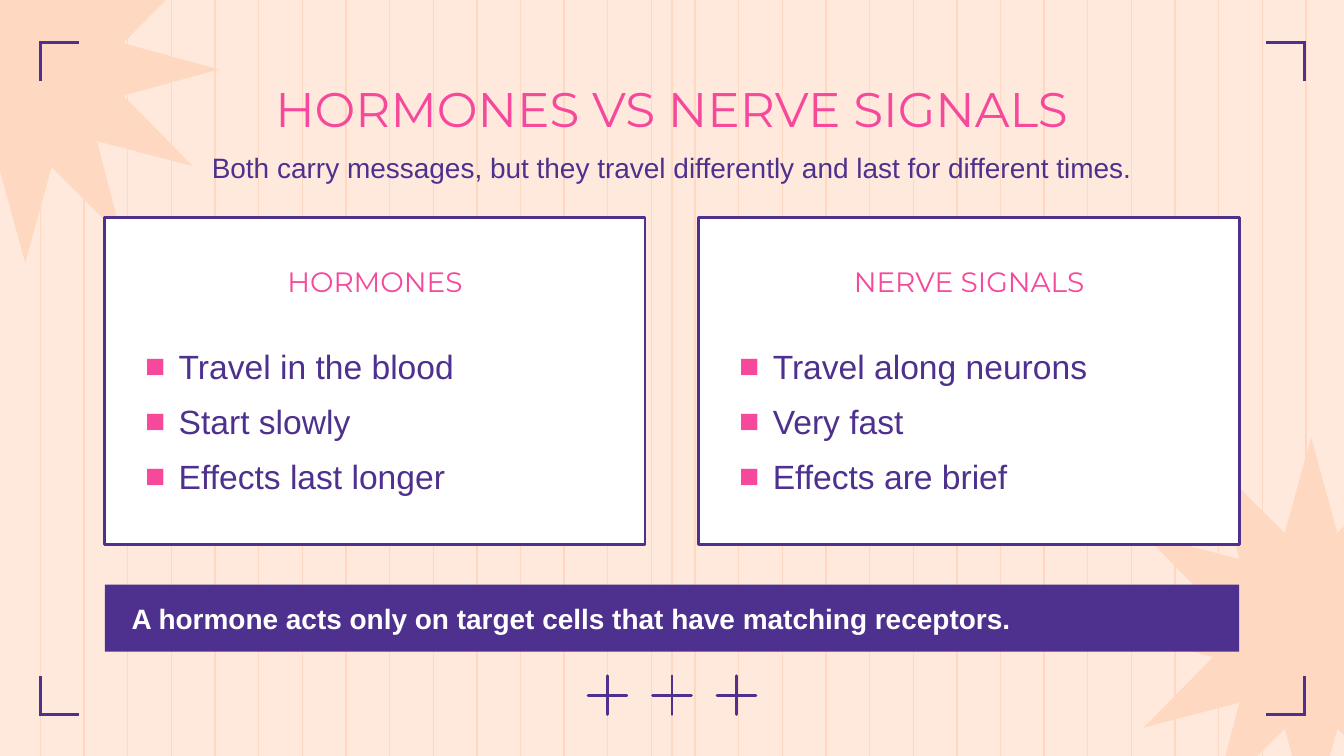
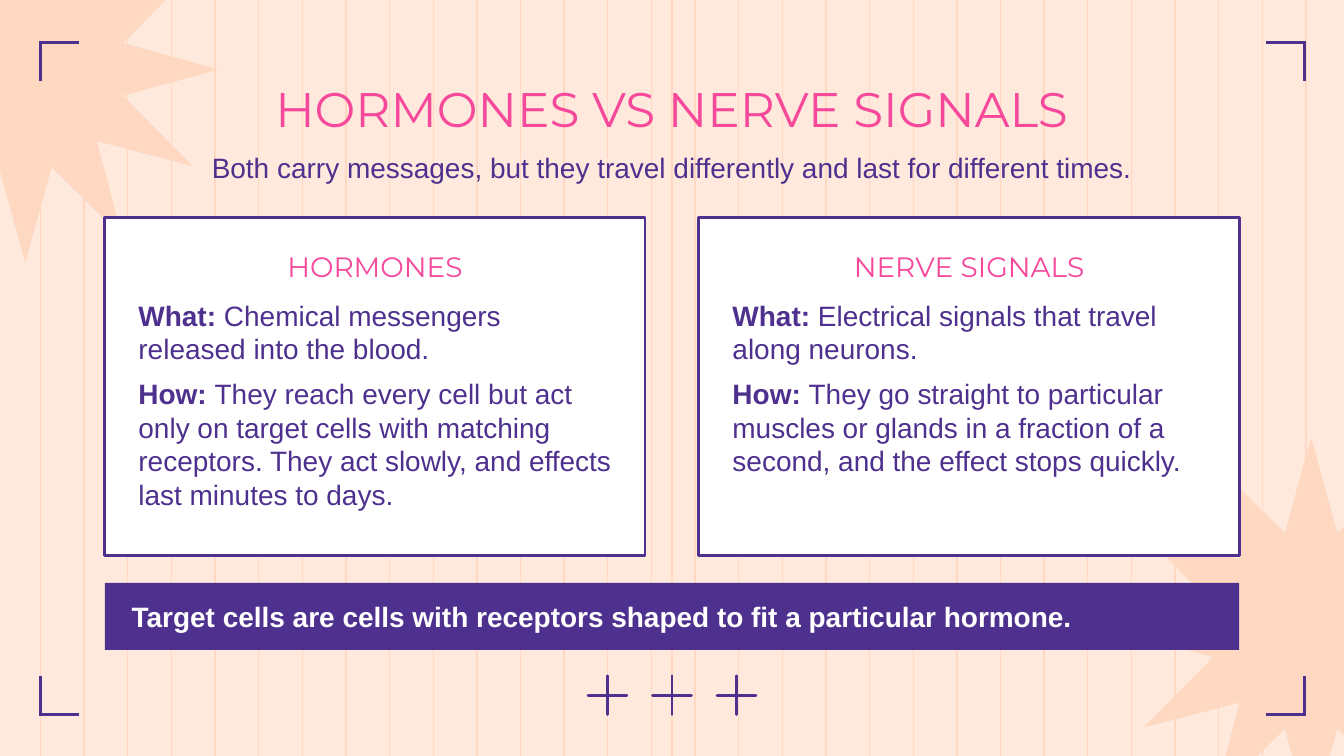
Before and after one commit to Ezkiel2004/Anthropotomy, a slide deck: slide 9 of docs/body-systems/endocrine-system.pptx (slide 8 before the commit). Drawn at 1344x756 pixels with LibreOffice and Linux fonts; fonts in the diff are those of the drawing. Boxes give left, top, right and bottom in pixels: in the first picture for what was removed or moved away, otherwise in the second. Text is boxed around its words. In the diff, an @@ line names an element or a change of style, - is before the commit and + after.

```diff
--- a/docs/body-systems/endocrine-system.pptx
+++ b/docs/body-systems/endocrine-system.pptx
@@ rectangle: place and size @@
-rectangle at [105,218,645,544]
+rectangle at [105,218,645,556]
@@ text "HORMONES": place and size @@
-text "HORMONES" at [287,272,462,292]
+text "HORMONES" at [287,257,462,277]
@@ rectangle: place and size @@
-rectangle at [699,218,1239,544]
+rectangle at [699,218,1239,556]
@@ text "NERVE SIGNALS": place and size @@
-text "NERVE SIGNALS" at [854,272,1085,292]
+text "NERVE SIGNALS" at [854,257,1085,277]
@@ text at [138,305,611,510]: text changed; size 18 to 15 pt @@
-■ Travel in the blood
-■ Start slowly
-■ Effects last longer
+What: Chemical messengers released into the blood.
+How: They reach every cell but act only on target cells with matching receptors. They act slowly, and effects last minutes to days.
@@ text at [732,305,1181,477]: text changed; size 18 to 15 pt @@
-■ Travel along neurons
-■ Very fast
-■ Effects are brief
+What: Electrical signals that travel along neurons.
+How: They go straight to particular muscles or glands in a fraction of a second, and the effect stops quickly.
@@ text in rectangle at [132,606,1071,632]: text changed @@
-A hormone acts only on target cells that have matching receptors.
+Target cells are cells with receptors shaped to fit a particular hormone.
```
Also in this commit, not shown: 2 other slides changed, 3 slides added, 2 slides removed, 9 other files.
